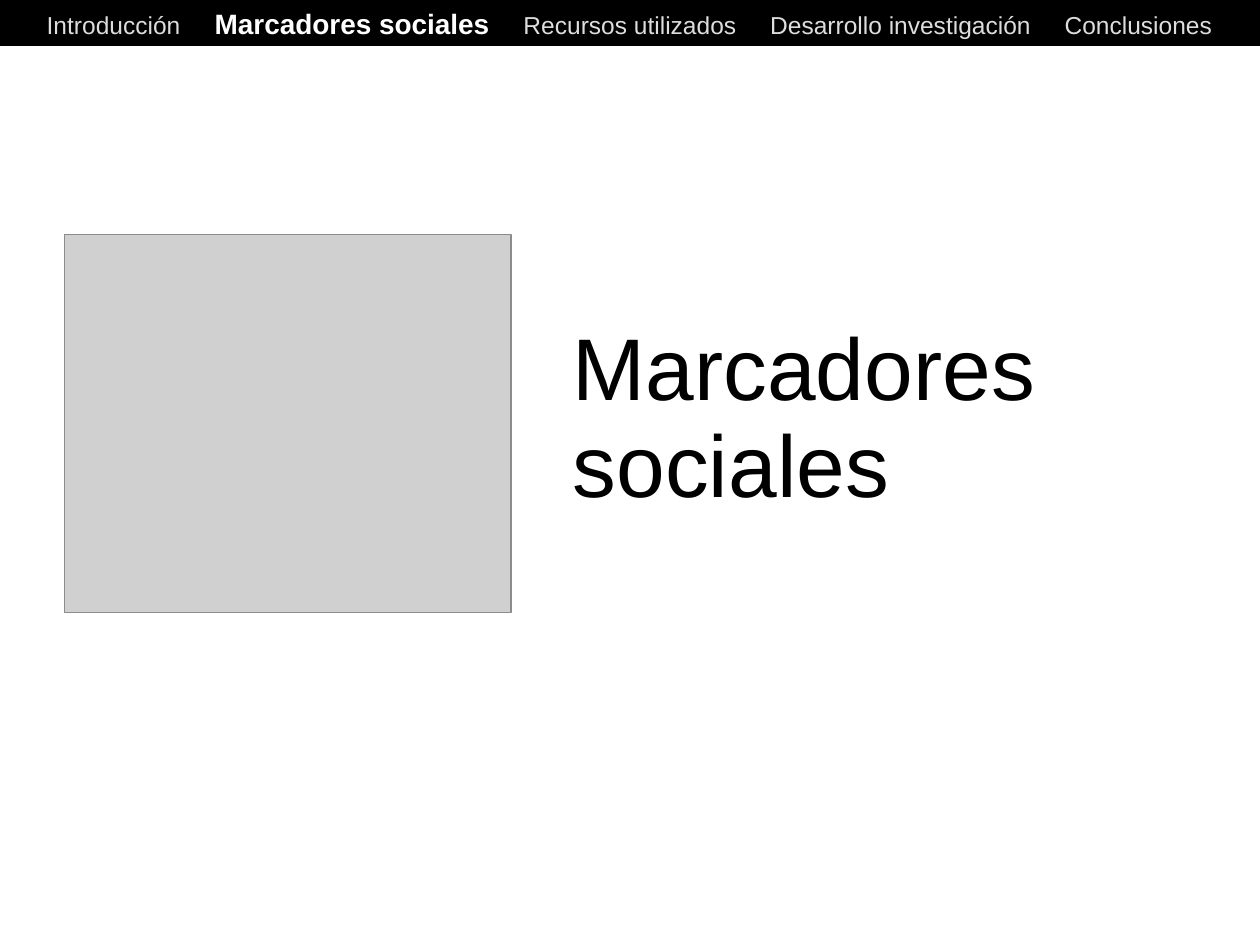
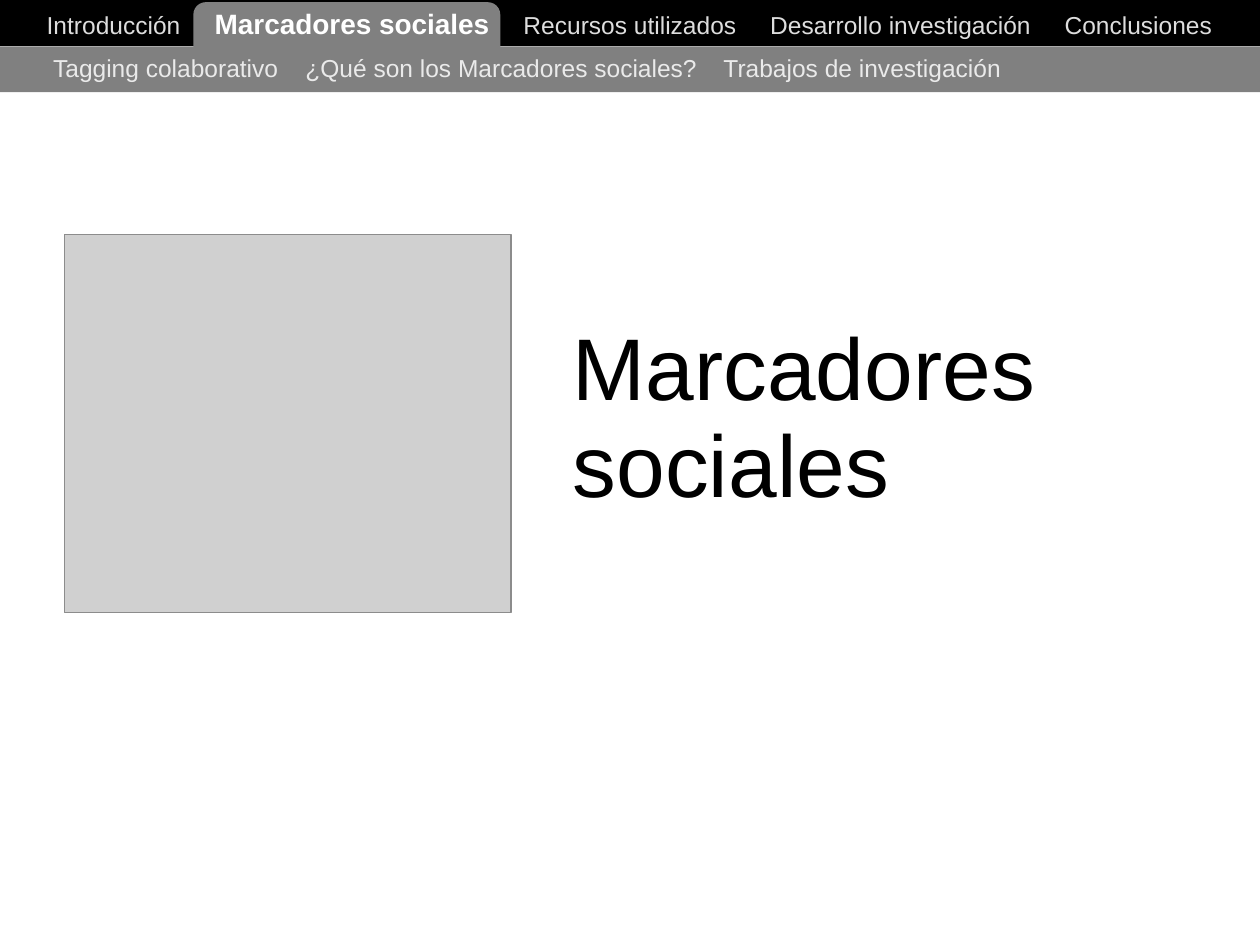
Before and after one commit to ak907kenai/nicotournetesis, a slide deck: slide 6 of docs_trunk/Nicolás Tourné - Presentación Tesis (v1).ppt (slide 4 before the commit). Drawn at 1260x945 pixels with LibreOffice and Linux fonts; fonts in the diff are those of the drawing; grey boxes stand for pictures. Boxes give left, top, right and bottom in pixels: in the first picture for what was removed or moved away, otherwise in the second. Text is boxed around its words. In the diff, an @@ line names an element or a change of style, - is before the commit and + after.

```diff
--- a/docs_trunk/Nicolás Tourné - Presentación Tesis (v1).ppt
+++ b/docs_trunk/Nicolás Tourné - Presentación Tesis (v1).ppt
@@ rounded rectangle added at bbox=[193, 3, 500, 77], fill #808080 @@
@@ rectangle added at bbox=[0, 47, 1260, 92], fill #808080 @@
@@ text added at bbox=[53, 59, 1001, 82], 14 pt, text #EAEAEA @@
+Tagging colaborativo ¿Qué son los Marcadores sociales? Trabajos de investigación
```
Also in this commit, not shown: 3 other slides changed, 3 slides added, 2 other files.
